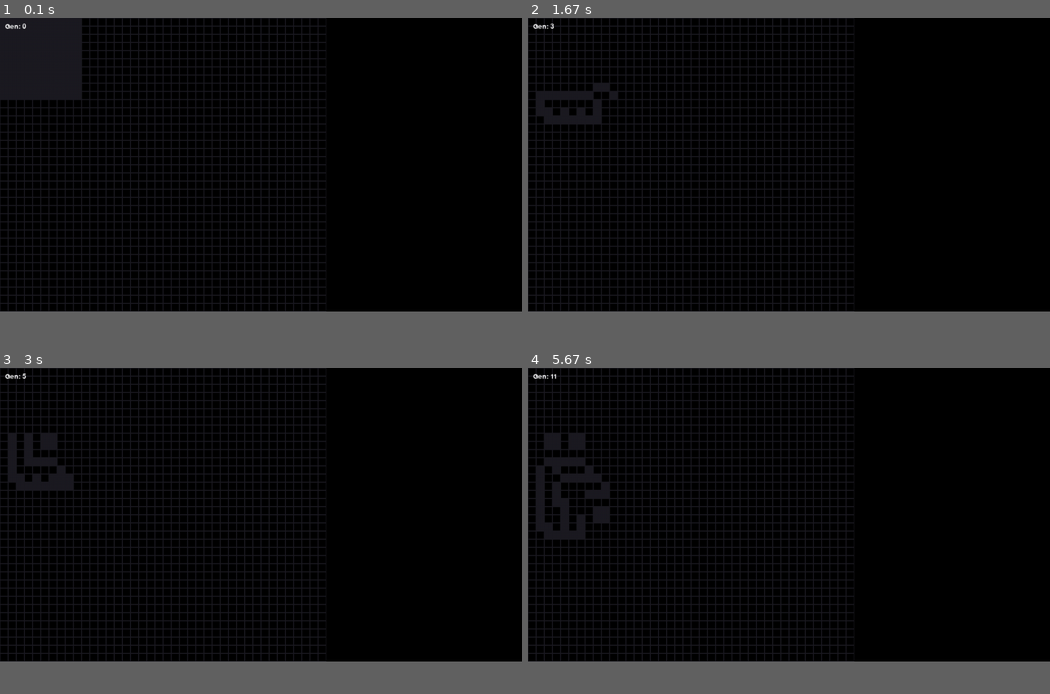
Above: before the commit, frames 1-4 (two rows, left to right).
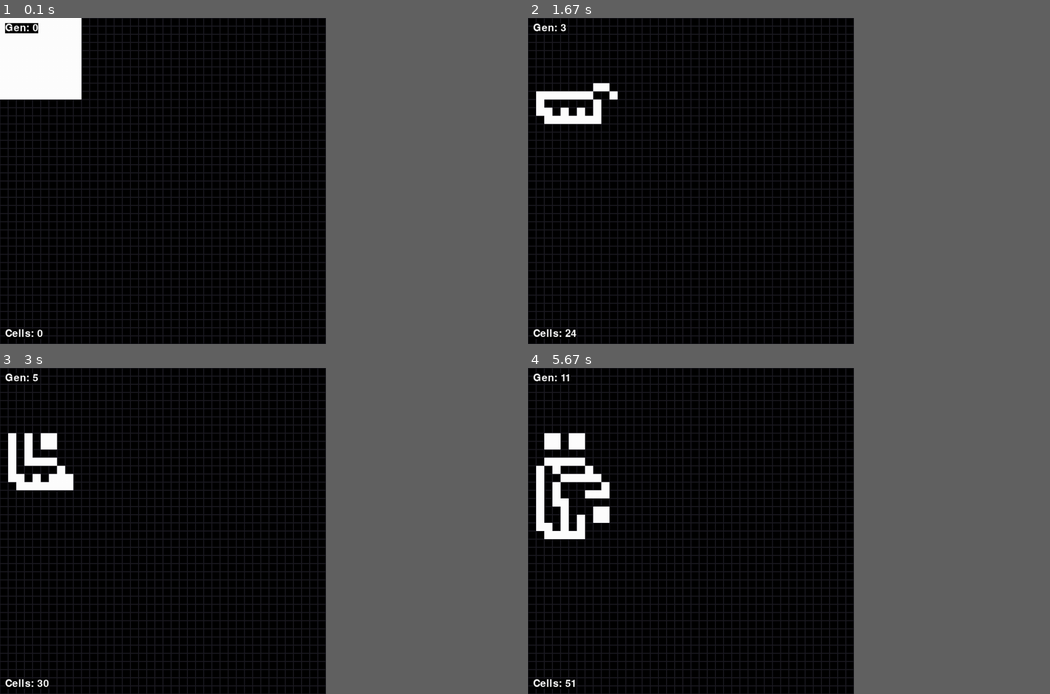
Above: after the commit, the same moments.

Repository: AlexsanderRST/Pygame-of-Life
Game: pygame game, started from main.py
The game is run twice, just before and just after one commit, with the same random seed, the same clock (stepped at 60 frames per second) and the same inputs.
Inputs:
- Up to frame 1 (0.1 s): no input
- Up to frame 2 (1.67 s): no input
- Up to frame 3 (3 s): no input
- Up to frame 4 (5.67 s): no input
The window is 900x506 before the commit and 562x562 after it. Grey fills any space a smaller window leaves; there, only what the larger window draws over its background counts as a difference.

The runs differ from the first frame. In frame 1, 5.1% of the frame differs, in the area x 0-63%, y 0-100%; in frame 2, 2.3%; in frame 3, 2.6%; in frame 4, 3.4%.

Commit message:
Documentation update

Diff:
--- a/cell.py
+++ b/cell.py
@@ -5,9 +5,10 @@
 
 
 class Cell(pygame.sprite.Sprite):
-    def __init__(self, size, pos, color='#1C1B22'):
+    def __init__(self, size, pos, color='white', color_grid='#1C1B22'):
         super().__init__()
         self.color = color
+        self.color_grid = color_grid
         self.pos = pos
         self.image = pygame.Surface(2 * [size])
         self.image.fill(self.color)
@@ -22,4 +23,4 @@
             self.image.fill(self.color)
         else:
             self.image.fill(bg_color)
-            pygame.draw.rect(self.image, self.color, pygame.Rect(0, 0, *self.rect.size), 1)
+            pygame.draw.rect(self.image, self.color_grid, pygame.Rect(0, 0, *self.rect.size), 1)
--- a/grid.py
+++ b/grid.py
@@ -5,16 +5,16 @@
 
 
 class Grid:
-    def __init__(self, rows, cols, size, color='#1C1B22'):
+    def __init__(self, rows, cols, size):
         self.cells = []
         self.cells_group = pygame.sprite.Group()
-        self.set_grid(rows, cols, size, color)
+        self.set_grid(rows, cols, size)
 
-    def set_grid(self, rows, cols, size, color):
+    def set_grid(self, rows, cols, size):
         for row in range(rows):
             line = []
             for col in range(cols):
-                cell = Cell(size, (row, col), color)
+                cell = Cell(size, (row, col))
                 self.cells_group.add(cell)
                 line.append(cell)
             self.cells.append(line)
--- a/main.py
+++ b/main.py
@@ -10,77 +10,39 @@
 
 class Game:
     def __init__(self):
+        # display
         self.display = pygame.display.set_mode((display_w, display_h))
         pygame.display.set_caption('Game of life')
+
+        # events
+        self.events = pygame.event.get()
+        self.APPLY_RULES = pygame.USEREVENT + 1
+
+        # time
         self.clock = pygame.time.Clock()
-        self.events = pygame.event.get()
-        self.loop = True
-
-        #
-        self.APPLY_RULES = pygame.USEREVENT + 1
         pygame.time.set_timer(self.APPLY_RULES, 500)
 
+        # grid
         self.grid = Grid(40, 40, 16)
-
         for i in range(10):
             for j in range(10):
                 self.grid.cells[i][j].alive = True
 
+        # setup
         self.gen = 0
-        self.font = pygame.font.Font(None, 20)
-        #
+        self.font = pygame.font.Font(None, 30)
+        self.cells_alive = 0
 
-    def run(self):
-        #
-
-        #
-
-        while self.loop:
-            self.event_check()
-
-            #
-            self.display.fill(bg_color)
-            self.grid.updraw(self.display)
-            self.draw_gen()
-            #
-
-            pygame.display.update()
-            self.clock.tick(fps)
-        pygame.quit()
-
-    def event_check(self):
-        self.events = pygame.event.get()
-        for event in self.events:
-            if event.type == QUIT:
-                self.loop = False
-
-            #
-            elif event.type == self.APPLY_RULES:
-                self.check_cells()
-                self.gen += 1
-            #
-
-    def draw_grid(self, size, color='#1C1B22'):
-        # vertical lines
-        for i in range(round(display_w / size)):
-            x = i * size
-            pygame.draw.line(self.display, color, (x, 0), (x, display_h))
-        # horizontal lines
-        for i in range(round(display_h / size)):
-            y = i * size
-            pygame.draw.line(self.display, color, (0, y), (display_w, y))
-
-    def draw_gen(self):
-        self.display.blit(
-            self.font.render(f'Gen: {self.gen}', True, Color('white')),
-            (10, 10)
-        )
+        self.loop = True
 
     def check_cells(self):
+        """Check grid, apply rules and return the number of cells alive"""
+        cells_alive = 0
         for row, cells_row in enumerate(self.grid.cells):
             for col, cell in enumerate(cells_row):
                 neighbs_alive, neighbs_dead = 0, 0
 
+                # check neighbors
                 if 0 < cell.pos[0] < len(self.grid.cells) - 1:
                     if 0 < cell.pos[1] < len(cells_row) - 1:
                         # top
@@ -129,6 +91,51 @@
                 if not cell.alive and neighbs_alive == 3:
                     cell.alive = True
 
+                cells_alive += int(cell.alive)
+
+        return cells_alive
+
+    def check_events(self):
+        self.events = pygame.event.get()
+        for event in self.events:
+            if event.type == QUIT:
+                self.loop = False
+            elif event.type == self.APPLY_RULES:
+                self.cells_alive = self.check_cells()
+                self.gen += 1
+
+    def draw_info(self):
+        # gen
+        self.display.blit(self.font.render(f'Gen: {self.gen}', True, 'white', 'black'), (10, 10))
+        # cells alive
+        text = self.font.render(f'Cells: {self.cells_alive}', True, 'white', 'black')
+        rect = text.get_rect(bottomleft=(10, display_h - 10))
+        self.display.blit(text, rect)
+
+    def draw_grid(self, size, color='#1C1B22'):
+        # vertical lines
+        for i in range(round(display_w / size)):
+            x = i * size
+            pygame.draw.line(self.display, color, (x, 0), (x, display_h))
+        # horizontal lines
+        for i in range(round(display_h / size)):
+            y = i * size
+            pygame.draw.line(self.display, color, (0, y), (display_w, y))
+
+    def run(self):
+        while self.loop:
+            self.check_events()
+
+            #
+            self.display.fill(bg_color)
+            self.grid.updraw(self.display)
+            self.draw_info()
+            #
+
+            pygame.display.update()
+            self.clock.tick(fps)
+        pygame.quit()
+
 
 if __name__ == '__main__':
     game = Game()
--- a/settings.py
+++ b/settings.py
@@ -1,6 +1,6 @@
 """Alexsander Rosante's creation"""
 
-display_w = 1024
-display_h = 576
+display_w = 640
+display_h = 640
 fps = 60
 bg_color = 'black'
Not shown, changed: README.md
